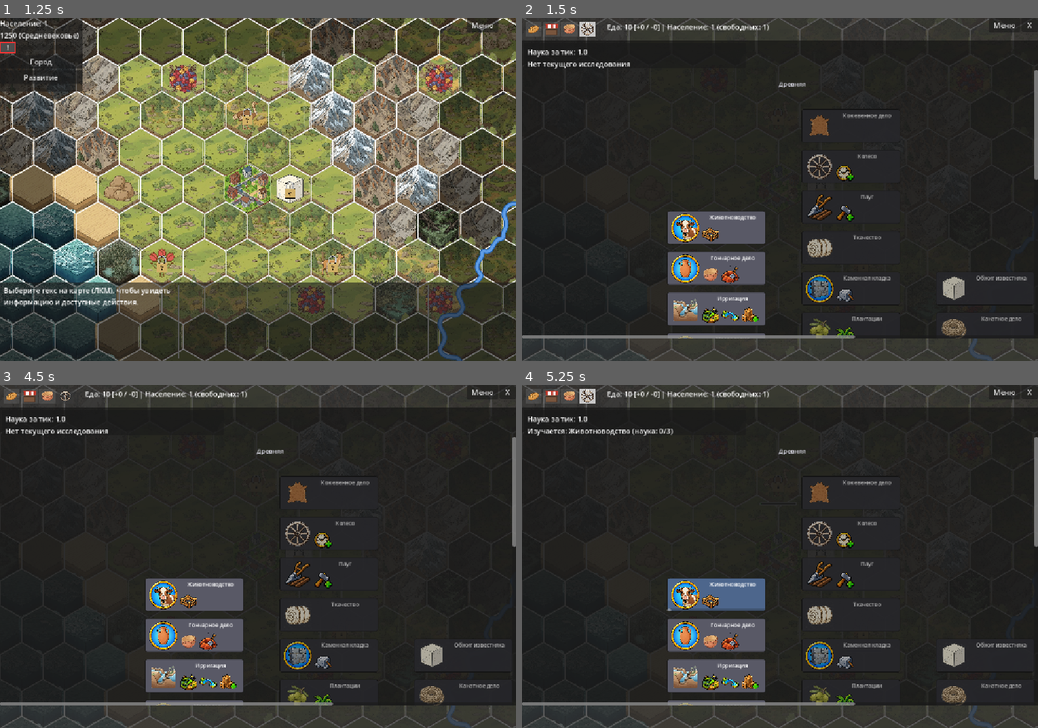
Above: before the commit, frames 1-4 (two rows, left to right).
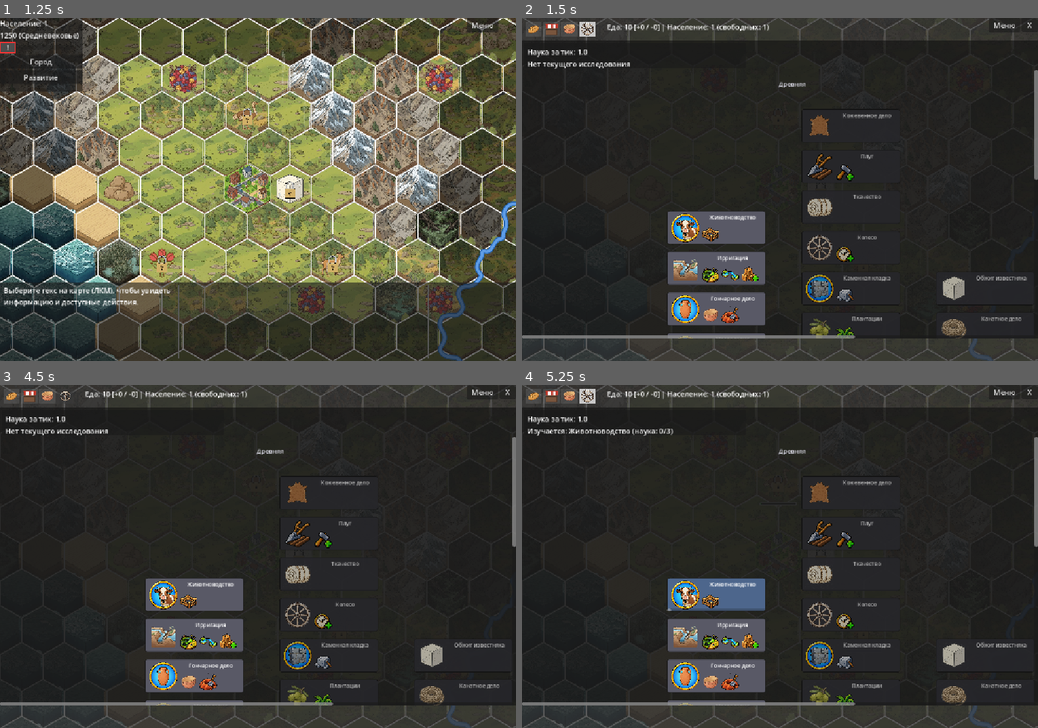
Above: after the commit, the same moments.

Repository: Night-Pryanik/The-City
Game: Godot game, scene res://scenes/main_menu.tscn
Same seed, same stepped clock (60 frames per second), same inputs: the game is played once before the commit and once after it.
Inputs (mouse positions are in pixels of both pictures, inside the frame that each line leads up to):
- Up to frame 1 (1.25 s): click "Новая игра" at 0.5 s
- Up to frame 2 (1.5 s): click (532, 48) at 1.25 s
- Up to frame 3 (4.5 s): click (10, 395) at 2 s; click (30, 395) at 2.75 s; click (46, 395) at 3.5 s; click (67, 395) at 4.25 s
- Up to frame 4 (5.25 s): click (718, 594) at 5.02 s

Frame 1 is identical in both runs. In frame 2, 2.6% of the frame differs, in the area x 29-70%, y 39-89%; in frame 3, 2.6%; in frame 4, 2.6%.

Commit message:
Технология Водяное колесо, здание Водяная мельница, механика дополнительных условий для возможности строительства городских зданий, рецепт помола зерна с помощью водяного колеса
Постройка водяной мельницы возможно только при наличии у города доступа к пресной воде.

Diff:
--- a/data/buildings.json
+++ b/data/buildings.json
@@ -22,6 +22,18 @@
       "default_recipes": [ "grind_grain_animal" ]
     },
     {
+      "id": "water_mill",
+      "name": "Водяная мельница",
+      "description": "Мельница, использующая воду для приведения в движение жерновов.",
+      "work_cost": 30,
+      "additional_cost": [ { "planks": 12 }, { "@processed_construction_materials": 10 }, { "millstone": 1 } ],
+      "icon": "water_mill.png",
+      "production_slots": 1.0,
+      "unlock_tech": "water_wheel",
+      "additional_req": "running_water",
+      "default_recipes": [ "grind_grain_water" ]
+    },
+    {
       "id": "windmill",
       "name": "Мельница",
       "description": "Ветряная мельница, перемалывающая зерно в муку с силой ветра.",
@@ -261,9 +273,6 @@
       "default_recipes": [ "science" ]
     },
     {
-      // Плотницкая мастерская — городское здание переработки древесины. Распиливает
-      // бревна на доски (рецепт «Распиловка досок», crafts.json):
-      // древесина → доски. Открывается технологией «Обработка дерева».
       "id": "carpenter_workshop",
       "name": "Плотницкая мастерская",
       "description": "Распиливает древесину на доски для строительства и ремёсел.",
--- a/data/crafts.json
+++ b/data/crafts.json
@@ -32,6 +32,14 @@
       "resources": { "@millable_grains": 1, "feed": 1 },
       "result": { "flour": 1 },
       "time": 5
+    },
+    {
+      "id": "grind_grain_water",
+      "name": "Помол зерна с помощью водяного колеса",
+      "produced_in": [ "water_mill" ],
+      "resources": { "@millable_grains": 1 },
+      "result": { "flour": 1 },
+      "time": 2
     },
     {
       "id": "bread",
--- a/data/technologies/antiquity.json
+++ b/data/technologies/antiquity.json
@@ -39,6 +39,16 @@
       "icon": "draft_animals.png",
       "description": "Открывает использование тягловых животных для вращения мельничных жерновов.",
       "flavor": "Тягловые животные позволили людям использовать силу животных для выполнения тяжелой работы, что значительно увеличило производительность и эффективность в сельском хозяйстве и строительстве."
+    },
+    {
+      "id": "water_wheel",
+      "name": "Водяное колесо",
+      "era": "antiquity",
+      "science_cost": 5.0,
+      "prerequisites": [ [ "irrigation", "wheel" ] ],
+      "icon": "water_wheel.png",
+      "description": "Открывает использование водяного колеса для приведения в движение мельничных жерновов.",
+      "flavor": "Водяное колесо стало важным источником энергии в древнем мире, позволяя автоматизировать процессы обработки зерна и других материалов."
     }
   ]
 }
--- a/scripts/CityData.gd
+++ b/scripts/CityData.gd
@@ -185,7 +185,7 @@
         sources[pid] = {}
     var by_source: Dictionary = sources[pid]
     if not by_source.has(source_name):
-        by_source[source_name] = { "count": 0, "amount": 0 }
+        by_source[source_name] = {"count": 0, "amount": 0}
     var entry: Dictionary = by_source[source_name]
     entry["count"] = int(entry.get("count", 0)) + 1
     entry["amount"] = int(entry.get("amount", 0)) + amount
@@ -841,6 +841,39 @@
             if required_tech != "":
                 return is_tech_unlocked(required_tech)
     return true
+
+# Проверяет дополнительные условия строительства здания из buildings.json.
+# Возвращает словарь {"ok": bool, "reason": String}, чтобы UI и фактический
+# запуск строительства показывали одинаковую причину отказа.
+func check_building_additional_req(building_id: String) -> Dictionary:
+    var building_data = null
+    for b in GameData.buildings:
+        if b.get("id", "") == building_id:
+            building_data = b
+            break
+    if building_data == null:
+        return {"ok": false, "reason": "Здание не найдено"}
+
+    var requirement = String(building_data.get("additional_req", ""))
+    if requirement == "":
+        return {"ok": true, "reason": ""}
+
+    if requirement == "running_water":
+        var main_map = get_tree().root.find_child("MainMap", true, false)
+        if main_map == null or main_map.tile_data.is_empty():
+            return {"ok": false, "reason": "Нет доступа к пресной воде"}
+        var water_access = MapHelpers.get_hex_water_access(
+            main_map.city_row,
+            main_map.city_col,
+            main_map.tile_data,
+            main_map.map_rows,
+            main_map.map_cols
+        )
+        if water_access != "":
+            return {"ok": true, "reason": ""}
+        return {"ok": false, "reason": "Нужен доступ города к пресной воде"}
+
+    return {"ok": false, "reason": "Неизвестное условие строительства: %s" % requirement}
 
 # Открыто ли улучшение игроку (по полю unlock_tech самого улучшения).
 func is_improvement_unlocked(imp_id: String) -> bool:
@@ -1083,6 +1116,11 @@
     if not is_building_unlocked(building_id):
         print("Здание недоступно: ", bdata.get("name", building_id))
         return false
+    var additional_req_check = check_building_additional_req(building_id)
+    if not additional_req_check["ok"]:
+        print("Не выполнено условие для постройки ",
+            bdata.get("name", building_id), ": ", additional_req_check["reason"])
+        return false
     # Списываем additional_cost (если есть) — атомарно, до старта стройки.
     # Поддерживает массив пачек (AND-логика) и групповые ключи (@xxx).
     var cost_check = consume_additional_cost(bdata)
--- a/scripts/build_manager.gd
+++ b/scripts/build_manager.gd
@@ -191,6 +191,11 @@
             building_name = b.get("name", building_id)
             break
 
+    var additional_req_check = CityData.check_building_additional_req(building_id)
+    if not additional_req_check["ok"]:
+        emit_signal("build_message", additional_req_check["reason"])
+        return ""
+
     # Модификаторы технологий (target = "construction_cost", см. data/modifiers.json)
     # снижают стоимость стройки зданий так же, как и улучшений.
     if work_cost > 0:
--- a/scripts/building_panel.gd
+++ b/scripts/building_panel.gd
@@ -464,6 +464,13 @@
                 and_label.horizontal_alignment = HORIZONTAL_ALIGNMENT_CENTER
                 costs_container.add_child(and_label)
 
+    var additional_req = String(bdata.get("additional_req", ""))
+    if additional_req != "":
+        var requirement_label = Label.new()
+        requirement_label.text = "Условие: доступ города к пресной воде" if additional_req == "running_water" else "Условие: " + additional_req
+        costs_container.add_child(requirement_label)
+        has_costs = true
+
     costs_label.visible = has_costs
 
 func _setup_assignments_listener():
--- a/scripts/buildings_tab.gd
+++ b/scripts/buildings_tab.gd
@@ -24,6 +24,8 @@
 var selected_button: Button = null
 var _hovered_building_id: String = "" # здание под курсором (для тултипа деталей)
 var building_buttons: Dictionary = {}
+var _detail_material_rows: Array = []
+var _detail_requirement_label: Label = null
 
 var resume_icon: Texture2D
 var pause_icon: Texture2D
@@ -79,6 +81,7 @@
     city_storage = data.get("city_storage", {})
     city_food_pool = data.get("city_food_pool", {})
     built_buildings = data.get("built_buildings", [])
+    refresh_building_detail_tooltip()
 
 func refresh_list():
     for child in buildings_list.get_children():
@@ -479,6 +482,29 @@
         return btn
     return null
 
+func refresh_building_detail_tooltip():
+    if _hovered_building_id == "" or ui_helpers == null:
+        return
+    if not ui_helpers.detail_tooltip_panel.visible:
+        return
+    for material in _detail_material_rows:
+        var available_amount = int(GameData.get_storage_amount(
+            material["resource_id"], city_storage))
+        material["amount_label"].text = "%d/%d" % [
+            material["required_amount"], available_amount]
+        if available_amount >= material["required_amount"]:
+            material["amount_label"].modulate = Color(0.35, 1.0, 0.35)
+        else:
+            material["amount_label"].modulate = Color(1.0, 0.35, 0.35)
+
+    if is_instance_valid(_detail_requirement_label):
+        var requirement_check = CityData.check_building_additional_req(
+            _hovered_building_id)
+        if requirement_check["ok"]:
+            _detail_requirement_label.modulate = Color(0.35, 1.0, 0.35)
+        else:
+            _detail_requirement_label.modulate = Color(1.0, 0.35, 0.35)
+
 func _make_bullet(symbol: String) -> Label:
     var bullet = Label.new()
     bullet.text = symbol
@@ -502,6 +528,8 @@
     if not ui_helpers:
         return
     var content: VBoxContainer = ui_helpers.detail_tooltip_content
+    _detail_material_rows.clear()
+    _detail_requirement_label = null
     # Очищаем предыдущее содержимое тултипа.
     for child in content.get_children():
         content.remove_child(child)
@@ -570,6 +598,8 @@
             has_costs = true
             content.add_child(_make_bullet_row("•", "Дополнительные материалы:"))
             for entry in mat_rows:
+                var required_amount: int = int(entry[1])
+                var available_amount: int = int(GameData.get_storage_amount(entry[0], city_storage))
                 var row = HBoxContainer.new()
                 row.add_theme_constant_override("separation", 6)
                 row.mouse_filter = Control.MOUSE_FILTER_IGNORE
@@ -578,8 +608,48 @@
                 var sub_bullet = _make_bullet("◦")
                 row.add_child(indent)
                 row.add_child(sub_bullet)
-                row.add_child(ui_helpers.make_resource_entry(entry[0], products_data, icon_paths, entry[1], "colon"))
+                var resource_entry = ui_helpers.make_resource_entry(
+                    entry[0], products_data, icon_paths)
+                row.add_child(resource_entry)
+                var amount_label = Label.new()
+                amount_label.text = "%d/%d" % [required_amount, available_amount]
+                amount_label.mouse_filter = Control.MOUSE_FILTER_IGNORE
+                if available_amount >= required_amount:
+                    amount_label.modulate = Color(0.35, 1.0, 0.35)
+                else:
+                    amount_label.modulate = Color(1.0, 0.35, 0.35)
+                row.add_child(amount_label)
+                _detail_material_rows.append({
+                    "resource_id": entry[0],
+                    "required_amount": required_amount,
+                    "amount_label": amount_label
+                })
                 content.add_child(row)
+
+    var additional_req = String(bdata.get("additional_req", ""))
+    if additional_req != "":
+        has_costs = true
+        var requirement_text = "доступ города к пресной воде" \
+                if additional_req == "running_water" else additional_req
+        var requirement_row = HBoxContainer.new()
+        requirement_row.add_theme_constant_override("separation", 6)
+        requirement_row.mouse_filter = Control.MOUSE_FILTER_IGNORE
+        requirement_row.add_child(_make_bullet("•"))
+        var requirement_prefix = Label.new()
+        requirement_prefix.text = "Условие:"
+        requirement_prefix.mouse_filter = Control.MOUSE_FILTER_IGNORE
+        requirement_row.add_child(requirement_prefix)
+        var requirement_label = Label.new()
+        requirement_label.text = requirement_text
+        requirement_label.mouse_filter = Control.MOUSE_FILTER_IGNORE
+        requirement_row.add_child(requirement_label)
+        var requirement_check = CityData.check_building_additional_req(bdata.get("id", ""))
+        if requirement_check["ok"]:
+            requirement_label.modulate = Color(0.35, 1.0, 0.35)
+        else:
+            requirement_label.modulate = Color(1.0, 0.35, 0.35)
+        _detail_requirement_label = requirement_label
+        content.add_child(requirement_row)
 
     if not has_costs:
         content.add_child(_make_bullet_row("•", "0"))
@@ -617,6 +687,12 @@
 
     var missing_parts = []
     var work_cost = bdata.get("work_cost", 0)
+
+    var additional_req_check = CityData.check_building_additional_req(selected_building_id)
+    if not additional_req_check["ok"]:
+        if ui_helpers:
+            ui_helpers.set_message(additional_req_check["reason"])
+        return
 
     # Проверяем, достаточно ли населения для строительства
     if work_cost > 0 and CityData.get_total_labor() <= 0:
